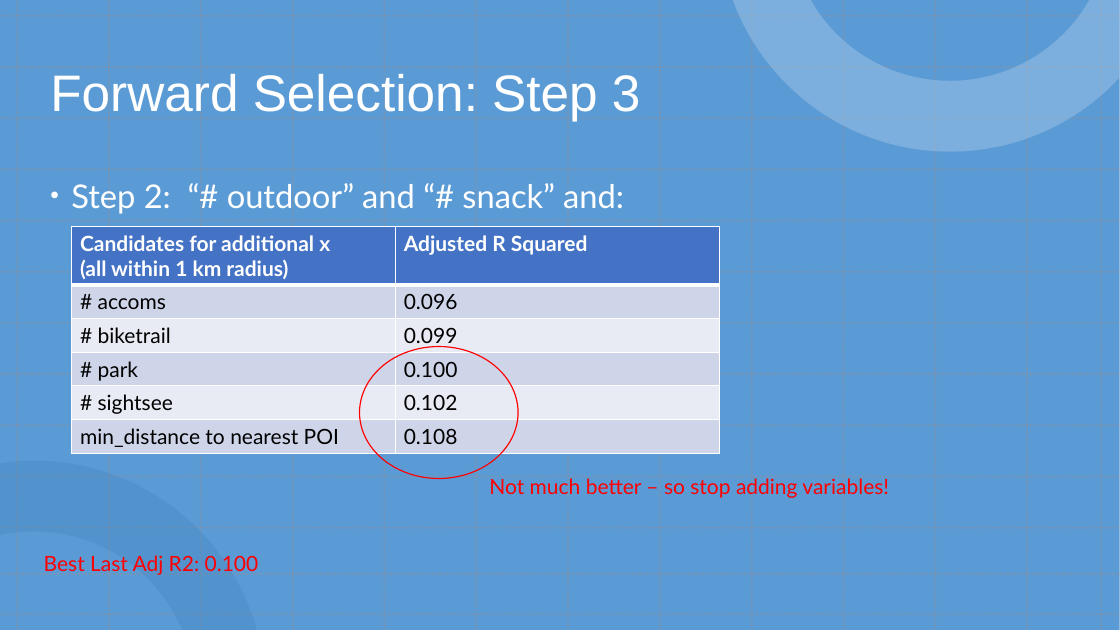
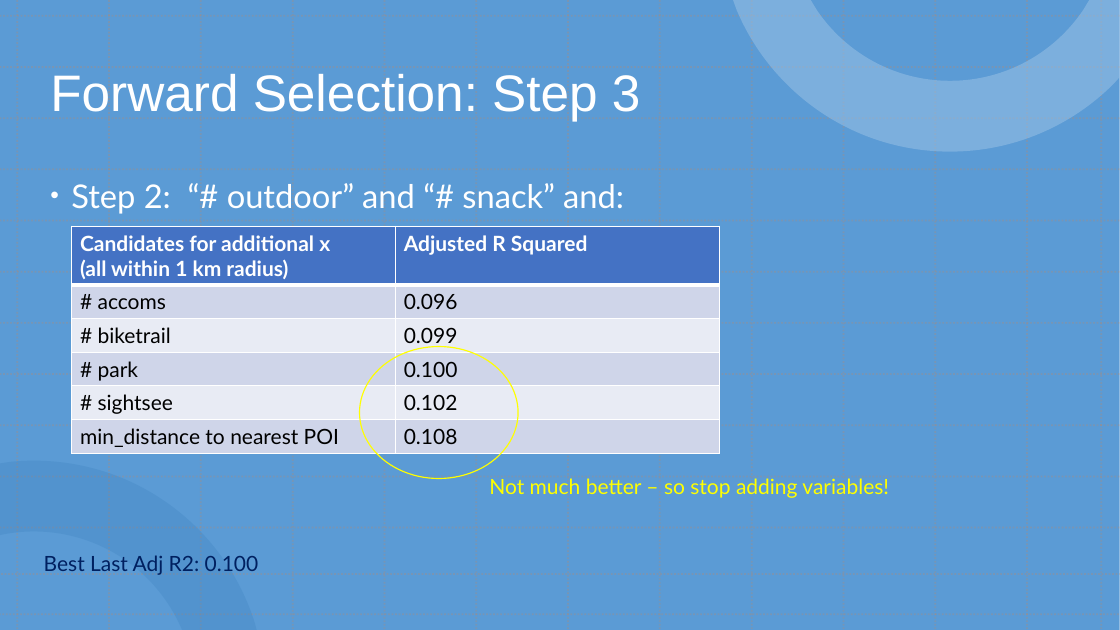
Before and after one commit to jtwleung/Project-Statistical-Modelling-with-Python, a slide deck: slide 11 of Statistical Modeling with Python.pptx (slide 10 before the commit). Drawn at 1120x630 pixels with LibreOffice and Linux fonts; fonts in the diff are those of the drawing. Boxes give left, top, right and bottom in pixels: in the first picture for what was removed or moved away, otherwise in the second. Text is boxed around its words. In the diff, an @@ line names an element or a change of style, - is before the commit and + after.

```diff
--- a/Statistical Modeling with Python.pptx
+++ b/Statistical Modeling with Python.pptx
@@ ellipse at [360,347,518,479]: outline #FF0000 1 pt to #FFFF00 1 pt @@
@@ text "Not much better – so ..." at [489,476,889,498]: text colour #FF0000 to #FFFF00 @@
@@ text "Best Last Adj R2: 0.100" at [44,555,259,575]: text colour #FF0000 to #002060 @@
```
Also in this commit, not shown: 7 other slides changed, 2 slides added, 1 other file.
